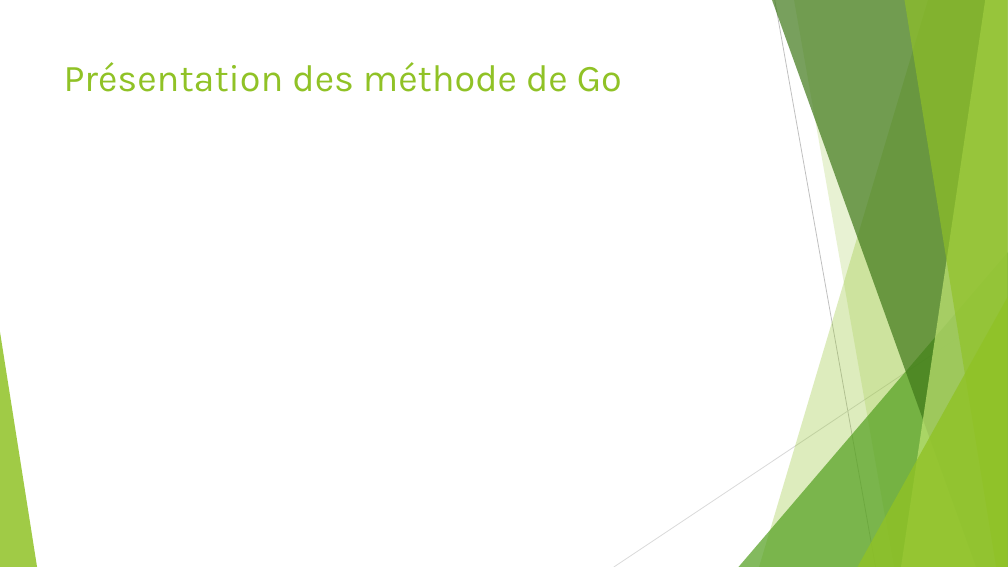
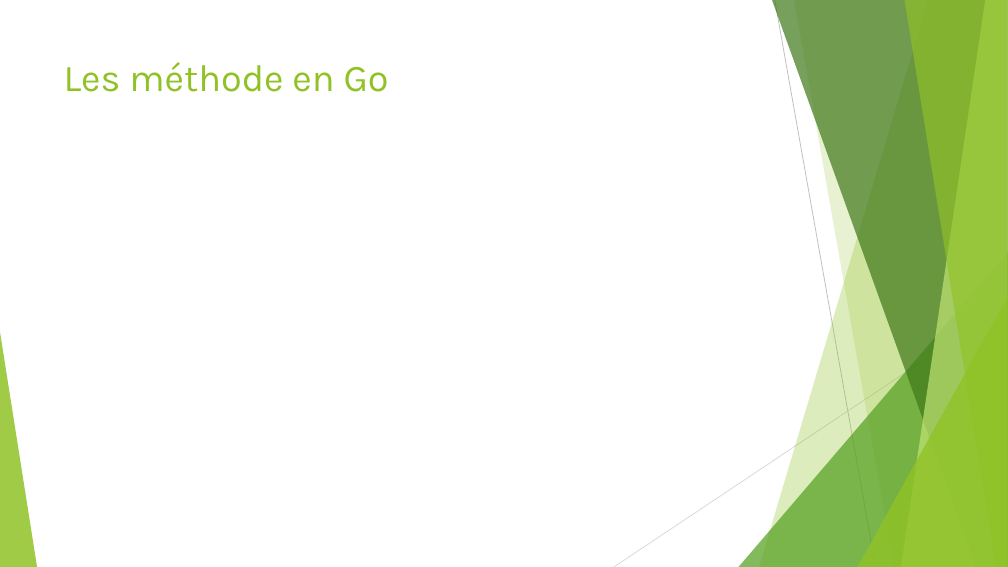
Before and after one commit to worming004/OOPAndGo, a slide deck: slide 7 of PPT/OOPAndGo.pptx (slide 6 before the commit). Drawn at 1008x567 pixels with LibreOffice and Linux fonts; fonts in the diff are those of the drawing. Boxes give left, top, right and bottom in pixels: in the first picture for what was removed or moved away, otherwise in the second. Text is boxed around its words. In the diff, an @@ line names an element or a change of style, - is before the commit and + after.

```diff
--- a/PPT/OOPAndGo.pptx
+++ b/PPT/OOPAndGo.pptx
@@ title at <box>64,62,389,92</box>: text changed @@
-Présentation des méthode de Go
+Les méthode en Go
```
Also in this commit, not shown: 2 other slides changed, 2 other files.
